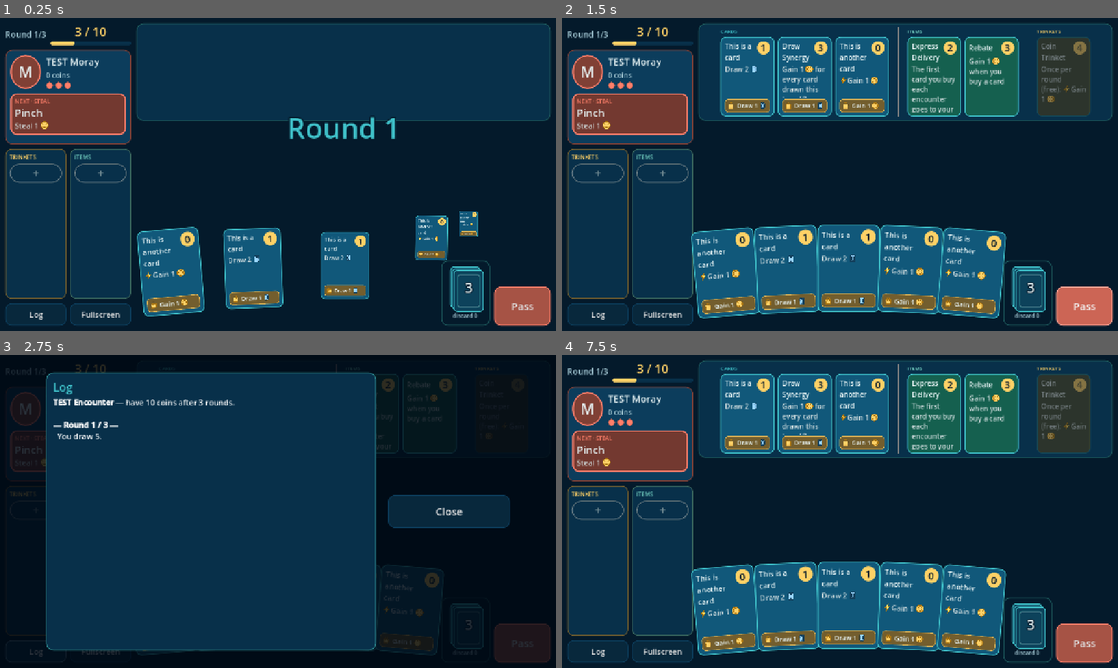
Above: before the commit, frames 1-4 (two rows, left to right).
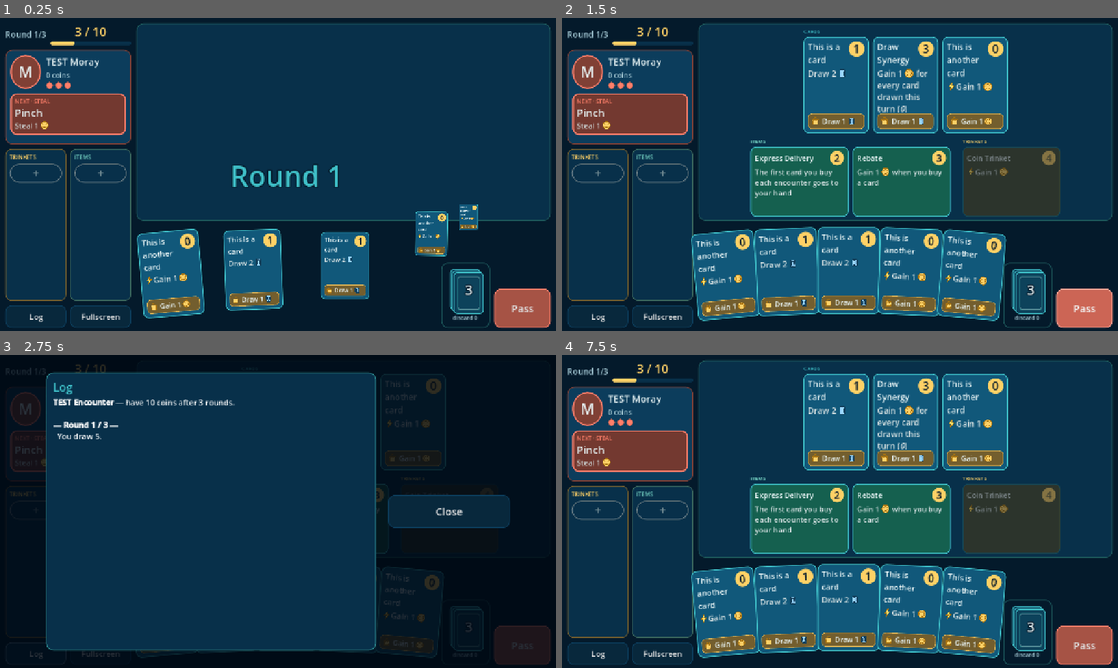
Above: after the commit, the same moments.

Repository: nimrodgo/untitled-game
Game: Godot game, scene res://scenes/main.tscn
Same seed, same stepped clock (60 frames per second), same inputs: the game is played once before the commit and once after it.
Inputs (mouse positions are in pixels of both pictures, inside the frame that each line leads up to):
- Up to frame 1 (0.25 s): no input
- Up to frame 2 (1.5 s): click "Log" at 0.5 s; click "Pass" at 1.25 s
- Up to frame 3 (2.75 s): click "Log" at 2 s
- Up to frame 4 (7.5 s): click "Pass" at 2.75 s; click "Log" at 3.5 s; click "Pass" at 4.25 s; tap Enter at 5, 6.5 s; drag from (745, 414) to (895, 442) at 5.02 s; tap Space at 5.75, 7.25 s; drag from (806, 414) to (812, 574) at 5.77 s; move the mouse to (862, 414) at 6.52 s; click (862, 414) at 6.67 s; drag from (934, 414) to (673, 464) at 7.27 s

The runs differ from the first frame. In frame 1, 27% of the frame differs, in the area x 1-100%, y 31-100%; in frame 2, 45%, in the area x 1-100%, y 2-100%; in frame 3, 1.2%; in frame 4, 45%.

Commit message:
Bigger market: cards on one row, items and trinkets on a second row; drop 'once per round' text on trinkets
Co-Authored-By: Claude Opus 5.5 <noreply@anthropic.com>
Claude-Session: https://claude.ai/code/session_01TBZeBavP1t1KXm3GvPKJ3w

Diff:
--- a/scripts/ui/card_view.gd
+++ b/scripts/ui/card_view.gd
@@ -34,7 +34,8 @@
 	v.size = min_size
 	v.mouse_filter = Control.MOUSE_FILTER_STOP
 	var big := min_size.x >= LARGE.x * 0.9
-	var k := 1.7 if big else clampf(min_size.x / SMALL.x, 0.8, 1.1)
+	# Text scale follows the tile size (market tiles vary with the screen).
+	var k := 1.7 if big else clampf(minf(min_size.x / SMALL.x, min_size.y / 150.0), 0.85, 1.25)
 
 	var vb := VBoxContainer.new()
 	vb.add_theme_constant_override("separation", int(4 * k))
--- a/scripts/ui/encounter_screen.gd
+++ b/scripts/ui/encounter_screen.gd
@@ -32,10 +32,9 @@
 var _intent_kind: Label
 var _intent_desc: RichTextLabel
 var _shop_panel: PanelContainer
-var _shop_row: HBoxContainer        ## all market groups side by side
+var _shop_row: VBoxContainer        ## market lines: cards, then items/trinkets
 var _shop_cards_row: HBoxContainer  ## the card group (for enemy snatch fx)
-var _table: Control            ## middle of the screen, where played cards resolve
-var _table_hint: Label         ## only used for the enhancement picker
+var _table_hint: Button        ## only shown while picking a card to upgrade (tap = cancel)
 var _trinkets_panel: DropTarget
 var _trinkets_box: VBoxContainer
 var _items_panel: DropTarget
@@ -63,7 +62,7 @@
 	add_child(_enemy_timer)
 
 	if encounter_data == null or loadout == null:
-		_table_hint.text = "Assign encounter_data and loadout on the Main node."
+		push_error("Assign encounter_data and loadout on the Main node.")
 		return
 	enc = Encounter.new(encounter_data, loadout)
 	enc.logged.connect(func(t: String): _log_text += t + "\n")
@@ -118,7 +117,7 @@
 		_hand._layout(true, [])
 		return
 	_add_fx(ghost, from_global)
-	Fx.resolve(ghost, _table.get_global_rect().get_center())
+	Fx.resolve(ghost, _table_center())
 
 
 func _on_hand_tapped(card: Variant) -> void:
@@ -239,7 +238,7 @@
 	_pile.set_counts(me.draw_pile.size(), me.discard.size() + me.in_play.size())
 	_pass_btn.disabled = not my_turn or pending_enh_slot >= 0
 	_pass_btn.text = "Pass" if enc.round_num < enc.data.rounds else "Finish"
-	_table_hint.text = "Tap a card in your hand to enhance it" if pending_enh_slot >= 0 else ""
+	_table_hint.visible = pending_enh_slot >= 0
 
 
 func _coin_pop(anchor: Control, before: int, now: int) -> void:
@@ -258,7 +257,7 @@
 	_fx_layer.add_child(l)
 	l.reset_size()
 	l.pivot_offset = l.size * 0.5
-	l.global_position = _table.get_global_rect().get_center() - l.size * 0.5
+	l.global_position = _table_center() - l.size * 0.5
 	l.modulate.a = 0.0
 	l.scale = Vector2(0.7, 0.7)
 	var tw := l.create_tween()
@@ -284,101 +283,119 @@
 
 # ================================================================ market
 
-## The whole market on one row: Cards | Items | Trinkets | Upgrades.
-## Tiles shrink to fit when a shop sells a lot.
+## The whole market, always on screen: cards on the top row, items /
+## trinkets / upgrades on the bottom row. Tiles are sized to the space.
 func _fill_shop() -> void:
 	_clear(_shop_row)
 	_shop_cards_row = null
-	var groups := []
-	if enc.shop.cards.size() > 0: groups.append("cards")
-	if enc.shop.items.size() > 0: groups.append("items")
-	if enc.shop.trinkets.size() > 0: groups.append("trinkets")
-	if enc.shop.enhancements.size() > 0: groups.append("upgrades")
-	var n := enc.shop.cards.size() + enc.shop.items.size() + enc.shop.trinkets.size() + enc.shop.enhancements.size()
-	var avail := get_viewport_rect().size.x - 290.0 - 12.0 * 3 - 24.0 - GROUP_GAP * maxf(0, groups.size() - 1)
-	var w := clampf((avail - 8.0 * n) / maxf(1, n), 96.0, CardView.SMALL.x)
-	var tile := Vector2(w, w * CardView.SMALL.y / CardView.SMALL.x)
-	for g in groups:
-		if _shop_row.get_child_count() > 0:
-			var sep := VSeparator.new()
-			sep.add_theme_constant_override("separation", GROUP_GAP)
-			_shop_row.add_child(sep)
-		match g:
-			"cards":
-				var row := _market_group("CARDS", Palette.TEAL)
-				_shop_cards_row = row
-				for slot in enc.shop.cards.size():
-					var cd: CardData = enc.shop.cards[slot]
-					if cd == null:
-						row.add_child(_empty_slot(tile)); continue
-					var s := slot
-					var v := _card_data_view(cd, tile)
-					v.set_enabled(enc.can_buy_card(s))
-					var make := func(): return _card_data_view(cd, tile)
-					_attach_buy_drag(v, func(): return enc.buy_card(s), _pile, make)
-					v.tapped.connect(func(): _show_popup(_card_data_view(cd, CardView.LARGE), cd.flavor_text, [
-						{"label": "Buy (%d)" % cd.cost, "enabled": enc.can_buy_card(s),
-							"cb": func(): _buy_with_fx(func(): return enc.buy_card(s), make.call(), _pile)}]))
-					row.add_child(v)
-			"items":
-				var row := _market_group("ITEMS", Palette.KELP)
-				for slot in enc.shop.items.size():
-					var it: ItemData = enc.shop.items[slot]
-					if it == null:
-						row.add_child(_empty_slot(tile)); continue
-					var s := slot
-					var v := _item_view(it, true, tile)
-					v.set_enabled(enc.can_buy_item(s))
-					var make := func(): return _item_view(it, true, tile)
-					_attach_buy_drag(v, func(): return enc.buy_item(s), _items_panel, make)
-					v.tapped.connect(func(): _show_popup(_item_view(it, true, CardView.LARGE), "", [
-						{"label": "Buy (%d)" % it.cost, "enabled": enc.can_buy_item(s),
-							"cb": func(): _buy_with_fx(func(): return enc.buy_item(s), make.call(), _items_panel)}]))
-					row.add_child(v)
-			"trinkets":
-				var row := _market_group("TRINKETS", Palette.GOLD)
-				for slot in enc.shop.trinkets.size():
-					var td: TrinketData = enc.shop.trinkets[slot]
-					if td == null:
-						row.add_child(_empty_slot(tile)); continue
-					var s := slot
-					var v := _trinket_data_view(td, tile)
-					v.set_enabled(enc.can_buy_trinket(s))
-					var make := func(): return _trinket_data_view(td, tile)
-					_attach_buy_drag(v, func(): return enc.buy_trinket(s), _trinkets_panel, make)
-					v.tapped.connect(func(): _show_popup(_trinket_data_view(td, CardView.LARGE), "", [
-						{"label": "Buy (%d)" % td.cost, "enabled": enc.can_buy_trinket(s),
-							"cb": func(): _buy_with_fx(func(): return enc.buy_trinket(s), make.call(), _trinkets_panel)}]))
-					row.add_child(v)
-			"upgrades":
-				var row := _market_group("UPGRADES", Palette.CARD_ENH.lightened(0.4))
-				for slot in enc.shop.enhancements.size():
-					var ed: EnhancementData = enc.shop.enhancements[slot]
-					if ed == null:
-						row.add_child(_empty_slot(tile)); continue
-					var s := slot
-					var v := CardView.make(ed.display_name, ed.cost, ed.get_description(), Palette.CARD_ENH, tile)
-					v.set_enabled(enc.can_buy_enhancement(s))
-					v.tapped.connect(func(): _show_popup(
-						CardView.make(ed.display_name, ed.cost, ed.get_description(), Palette.CARD_ENH, CardView.LARGE, "UPGRADE"), ed.description, [
-						{"label": "Choose card (%d)" % ed.cost, "enabled": enc.can_buy_enhancement(s),
-							"cb": func(): pending_enh_slot = s; _refresh()}]))
-					row.add_child(v)
+	var shop := enc.shop
+	var gear_n := shop.items.size() + shop.trinkets.size() + shop.enhancements.size()
+	var gear_groups := int(shop.items.size() > 0) + int(shop.trinkets.size() > 0) + int(shop.enhancements.size() > 0)
+
+	# Space available inside the market panel.
+	var vp := get_viewport_rect().size
+	var avail_w := vp.x - 290.0 - 12.0 * 3 - 24.0 - 20.0
+	var avail_h := vp.y - 24.0 - (CardView.HAND.y + 36.0) - 10.0 - 20.0 - 2 * 18.0 - 10.0
+	var card_h := avail_h * (0.58 if gear_n > 0 else 1.0)
+	var gear_h := avail_h - card_h
+	var n_cards := maxi(1, shop.cards.size())
+	var card_w := minf(card_h * CardView.SMALL.x / CardView.SMALL.y, (avail_w - 10.0 * n_cards) / n_cards)
+	var card_tile := Vector2(card_w, card_w * CardView.SMALL.y / CardView.SMALL.x)
+	var gear_w := minf(gear_h * 1.4, (avail_w - 10.0 * gear_n - GROUP_GAP * 2 * maxi(0, gear_groups - 1)) / maxi(1, gear_n))
+	var gear_tile := Vector2(gear_w, gear_h)
+
+	var cards_line := _market_line()
+	var gear_line := _market_line() if gear_n > 0 else null
+
+	if shop.cards.size() > 0:
+		var row := _market_group(cards_line, "CARDS", Palette.TEAL)
+		_shop_cards_row = row
+		for slot in shop.cards.size():
+			var cd: CardData = shop.cards[slot]
+			if cd == null:
+				row.add_child(_empty_slot(card_tile)); continue
+			var s := slot
+			var v := _card_data_view(cd, card_tile)
+			v.set_enabled(enc.can_buy_card(s))
+			var make := func(): return _card_data_view(cd, card_tile)
+			_attach_buy_drag(v, func(): return enc.buy_card(s), _pile, make)
+			v.tapped.connect(func(): _show_popup(_card_data_view(cd, CardView.LARGE), cd.flavor_text, [
+				{"label": "Buy (%d)" % cd.cost, "enabled": enc.can_buy_card(s),
+					"cb": func(): _buy_with_fx(func(): return enc.buy_card(s), make.call(), _pile)}]))
+			row.add_child(v)
+
+	if shop.items.size() > 0:
+		var row := _market_group(gear_line, "ITEMS", Palette.KELP)
+		for slot in shop.items.size():
+			var it: ItemData = shop.items[slot]
+			if it == null:
+				row.add_child(_empty_slot(gear_tile)); continue
+			var s := slot
+			var v := _item_view(it, true, gear_tile)
+			v.set_enabled(enc.can_buy_item(s))
+			var make := func(): return _item_view(it, true, gear_tile)
+			_attach_buy_drag(v, func(): return enc.buy_item(s), _items_panel, make)
+			v.tapped.connect(func(): _show_popup(_item_view(it, true, CardView.LARGE), "", [
+				{"label": "Buy (%d)" % it.cost, "enabled": enc.can_buy_item(s),
+					"cb": func(): _buy_with_fx(func(): return enc.buy_item(s), make.call(), _items_panel)}]))
+			row.add_child(v)
+
+	if shop.trinkets.size() > 0:
+		var row := _market_group(gear_line, "TRINKETS", Palette.GOLD)
+		for slot in shop.trinkets.size():
+			var td: TrinketData = shop.trinkets[slot]
+			if td == null:
+				row.add_child(_empty_slot(gear_tile)); continue
+			var s := slot
+			var v := _trinket_data_view(td, gear_tile)
+			v.set_enabled(enc.can_buy_trinket(s))
+			var make := func(): return _trinket_data_view(td, gear_tile)
+			_attach_buy_drag(v, func(): return enc.buy_trinket(s), _trinkets_panel, make)
+			v.tapped.connect(func(): _show_popup(_trinket_data_view(td, CardView.LARGE), "", [
+				{"label": "Buy (%d)" % td.cost, "enabled": enc.can_buy_trinket(s),
+					"cb": func(): _buy_with_fx(func(): return enc.buy_trinket(s), make.call(), _trinkets_panel)}]))
+			row.add_child(v)
+
+	if shop.enhancements.size() > 0:
+		var row := _market_group(gear_line, "UPGRADES", Palette.CARD_ENH.lightened(0.4))
+		for slot in shop.enhancements.size():
+			var ed: EnhancementData = shop.enhancements[slot]
+			if ed == null:
+				row.add_child(_empty_slot(gear_tile)); continue
+			var s := slot
+			var v := CardView.make(ed.display_name, ed.cost, ed.get_description(), Palette.CARD_ENH, gear_tile)
+			v.set_enabled(enc.can_buy_enhancement(s))
+			v.tapped.connect(func(): _show_popup(
+				CardView.make(ed.display_name, ed.cost, ed.get_description(), Palette.CARD_ENH, CardView.LARGE, "UPGRADE"), ed.description, [
+				{"label": "Choose card (%d)" % ed.cost, "enabled": enc.can_buy_enhancement(s),
+					"cb": func(): pending_enh_slot = s; _refresh()}]))
+			row.add_child(v)
+
+
+## One horizontal line of market groups.
+func _market_line() -> HBoxContainer:
+	var line := HBoxContainer.new()
+	line.alignment = BoxContainer.ALIGNMENT_CENTER
+	line.add_theme_constant_override("separation", GROUP_GAP * 2)
+	line.size_flags_vertical = Control.SIZE_EXPAND_FILL
+	_shop_row.add_child(line)
+	return line
 
 
 const GROUP_GAP := 14
 
 
 ## A labelled group in the market; returns the row to put tiles in.
-func _market_group(title: String, color: Color) -> HBoxContainer:
+func _market_group(line: HBoxContainer, title: String, color: Color) -> HBoxContainer:
 	var vb := VBoxContainer.new()
 	vb.add_theme_constant_override("separation", 4)
 	var l := CardView._label(title, 12, color)
 	vb.add_child(l)
 	var row := HBoxContainer.new()
 	row.add_theme_constant_override("separation", 8)
+	row.add_theme_constant_override("separation", 10)
 	vb.add_child(row)
-	_shop_row.add_child(vb)
+	line.add_child(vb)
 	return row
 
 
@@ -533,19 +550,19 @@
 	var desc := td.levels[0].get_text() if not td.levels.is_empty() else ""
 	if td.description != "":
 		desc = td.description + "\n" + desc
-	return CardView.make(td.display_name, td.cost, "Once per round (free): " + desc, Palette.CARD_TRINKET, sz,
+	return CardView.make(td.display_name, td.cost, desc, Palette.CARD_TRINKET, sz,
 		"TRINKET" if sz == CardView.LARGE else "")
 
 
 func _show_trinket_popup(idx: int) -> void:
 	var t := enc.player.trinkets[idx]
-	var actions := [{"label": "Use (free)", "enabled": enc.can_use_trinket(idx), "cb": func(): enc.use_trinket(idx)}]
+	var actions := [{"label": "Use", "enabled": enc.can_use_trinket(idx), "cb": func(): enc.use_trinket(idx)}]
 	if t.can_upgrade():
 		actions.append({"label": "Upgrade (%d)" % t.upgrade_cost(), "enabled": enc.can_upgrade_trinket(idx),
 			"cb": func(): enc.upgrade_trinket(idx)})
 	_show_popup(CardView.make(t.get_name(), -1, t.get_description(), Palette.CARD_TRINKET, CardView.LARGE,
-		"TRINKET" + (" · used this round" if t.used else "")), "", actions,
-		"Using is free. " + ("Upgrading uses your action." if GameRules.TRINKET_UPGRADE_IS_ACTION else ""))
+		"TRINKET" + (" · used" if t.used else "")), "", actions,
+		"")
 
 
 func _show_intents_popup() -> void:
@@ -831,30 +848,17 @@
 	main.add_child(right)
 
 	_shop_panel = PanelContainer.new()
+	_shop_panel.size_flags_vertical = Control.SIZE_EXPAND_FILL
 	_shop_panel.add_theme_stylebox_override("panel", Palette.box(Palette.DEEP, Palette.TEAL.darkened(0.55), 16, 2, 10))
 	right.add_child(_shop_panel)
 	var sh := HBoxContainer.new()
 	sh.add_theme_constant_override("separation", 12)
 	_shop_panel.add_child(sh)
-	_shop_row = HBoxContainer.new()
+	_shop_row = VBoxContainer.new()
 	_shop_row.size_flags_horizontal = Control.SIZE_EXPAND_FILL
 	_shop_row.alignment = BoxContainer.ALIGNMENT_CENTER
-	_shop_row.add_theme_constant_override("separation", GROUP_GAP)
+	_shop_row.add_theme_constant_override("separation", 10)
 	sh.add_child(_shop_row)
-
-	# The table: empty space where played cards resolve.
-	_table = Control.new()
-	_table.size_flags_vertical = Control.SIZE_EXPAND_FILL
-	_table.gui_input.connect(func(e: InputEvent):
-		if e is InputEventMouseButton and e.pressed and pending_enh_slot >= 0:
-			pending_enh_slot = -1
-			_refresh())
-	right.add_child(_table)
-	_table_hint = CardView._label("", 22, Palette.MUTED)
-	_table_hint.set_anchors_preset(Control.PRESET_FULL_RECT)
-	_table_hint.horizontal_alignment = HORIZONTAL_ALIGNMENT_CENTER
-	_table_hint.vertical_alignment = VERTICAL_ALIGNMENT_CENTER
-	_table.add_child(_table_hint)
 
 	var bottom := HBoxContainer.new()
 	bottom.add_theme_constant_override("separation", 10)
@@ -881,6 +885,16 @@
 	_fx_layer.z_index = 400   # above the fanned hand
 	add_child(_fx_layer)
 
+	# Upgrade picker hint (tap to cancel), floating above the hand.
+	_table_hint = _big_button("Tap a card to upgrade  ·  cancel", Palette.CARD_ENH.lightened(0.3))
+	_table_hint.custom_minimum_size = Vector2(0, 52)
+	_table_hint.add_theme_font_size_override("font_size", 18)
+	_table_hint.visible = false
+	_table_hint.pressed.connect(func(): pending_enh_slot = -1; _refresh())
+	_fx_layer.add_child(_table_hint)
+	_table_hint.set_anchors_and_offsets_preset(Control.PRESET_CENTER_BOTTOM)
+	_table_hint.position.y -= 260
+
 	_popup_layer = Control.new()
 	_popup_layer.set_anchors_preset(Control.PRESET_FULL_RECT)
 	_popup_layer.mouse_filter = Control.MOUSE_FILTER_IGNORE
@@ -921,6 +935,12 @@
 	return p
 
 
+## Where played cards pop and banners appear: just above the hand.
+func _table_center() -> Vector2:
+	var h := _hand.get_global_rect()
+	return Vector2(h.get_center().x, h.position.y - 110.0)
+
+
 func _check_orientation() -> void:
 	var s := get_viewport_rect().size
 	_rotate_overlay.visible = s.y > s.x
Not shown, changed: README.md
